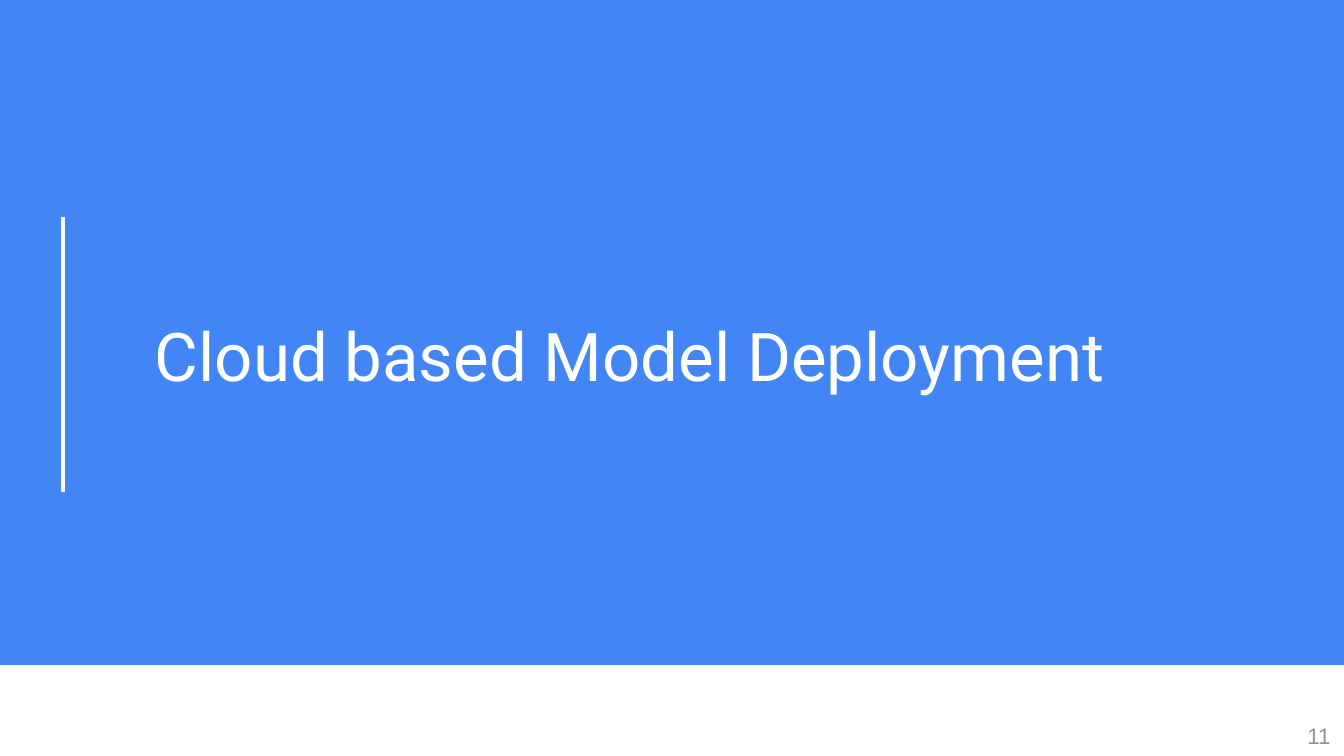
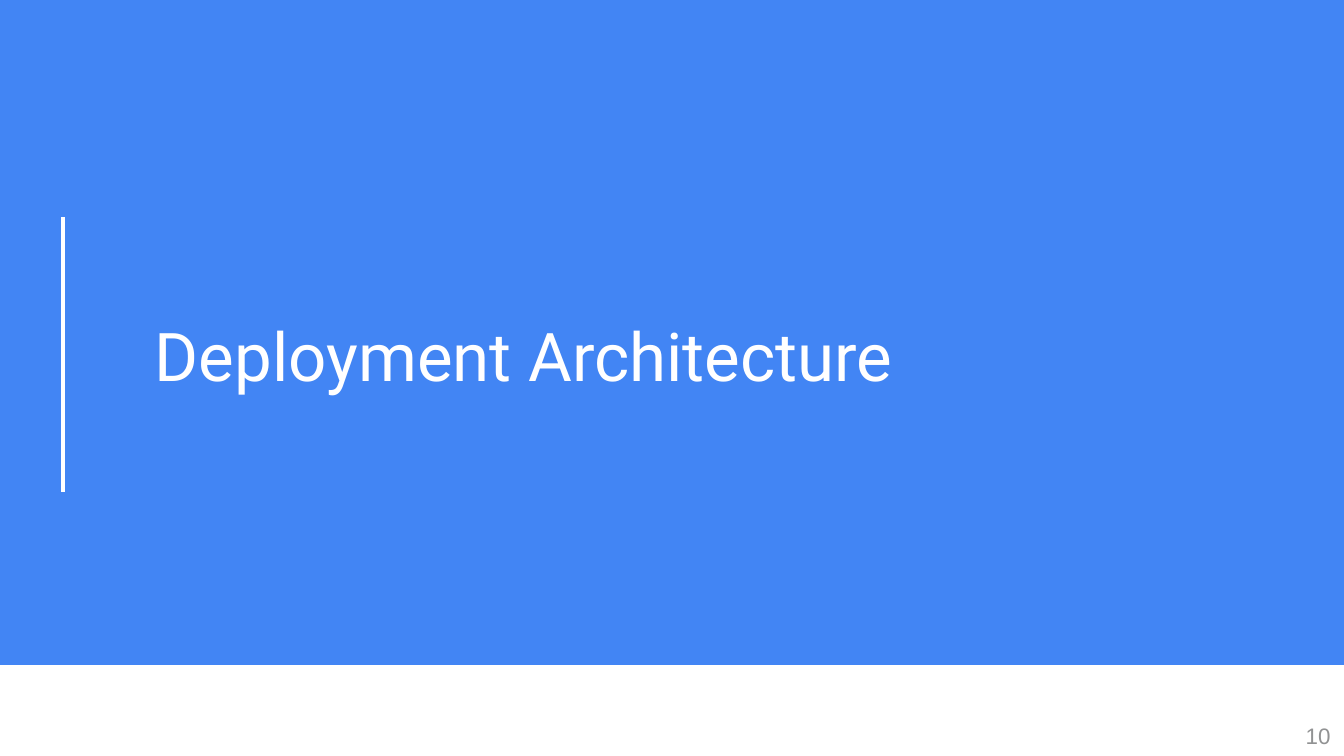
Before and after one commit to octave-ati/Designing-a-Recommendation-Model, a slide deck: slide 10 of P9_03_Presentation.pptx (slide 11 before the commit). Drawn at 1344x756 pixels with LibreOffice and Linux fonts; fonts in the diff are those of the drawing. Boxes give left, top, right and bottom in pixels: in the first picture for what was removed or moved away, otherwise in the second. Text is boxed around its words. In the diff, an @@ line names an element or a change of style, - is before the commit and + after.

```diff
--- a/P9_03_Presentation.pptx
+++ b/P9_03_Presentation.pptx
@@ title at box(155, 330, 892, 396): text changed @@
-Cloud based Model Deployment
+Deployment Architecture
@@ page number at box(1306, 728, 1331, 744): text changed @@
-11
+10
```
Also in this commit, not shown: 2 other slides changed, 5 slides added, 5 slides removed, 2 other files.
